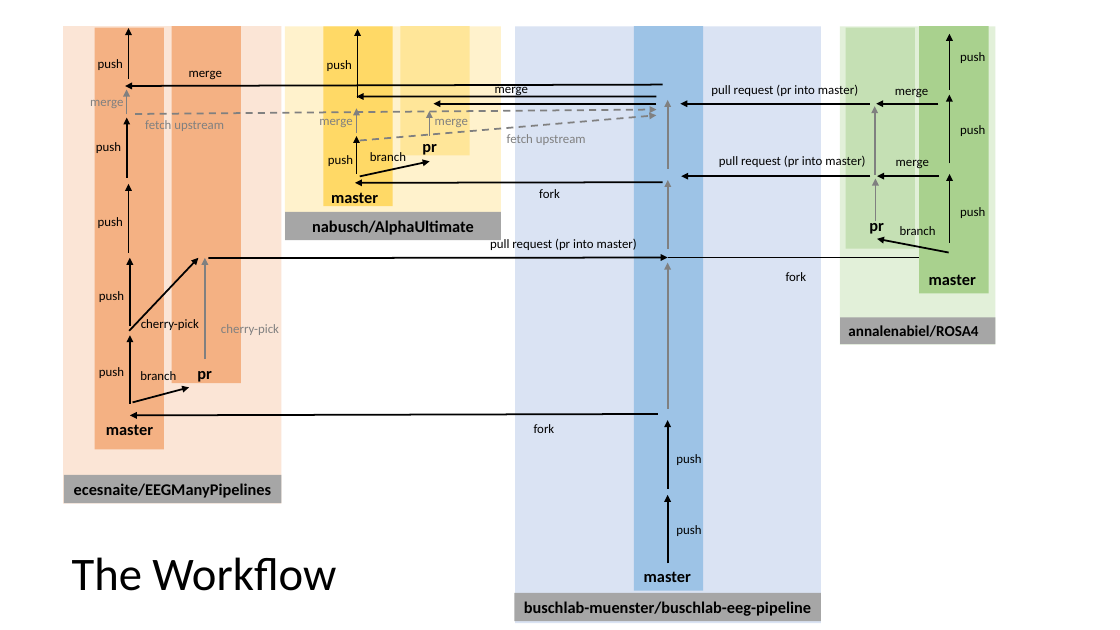
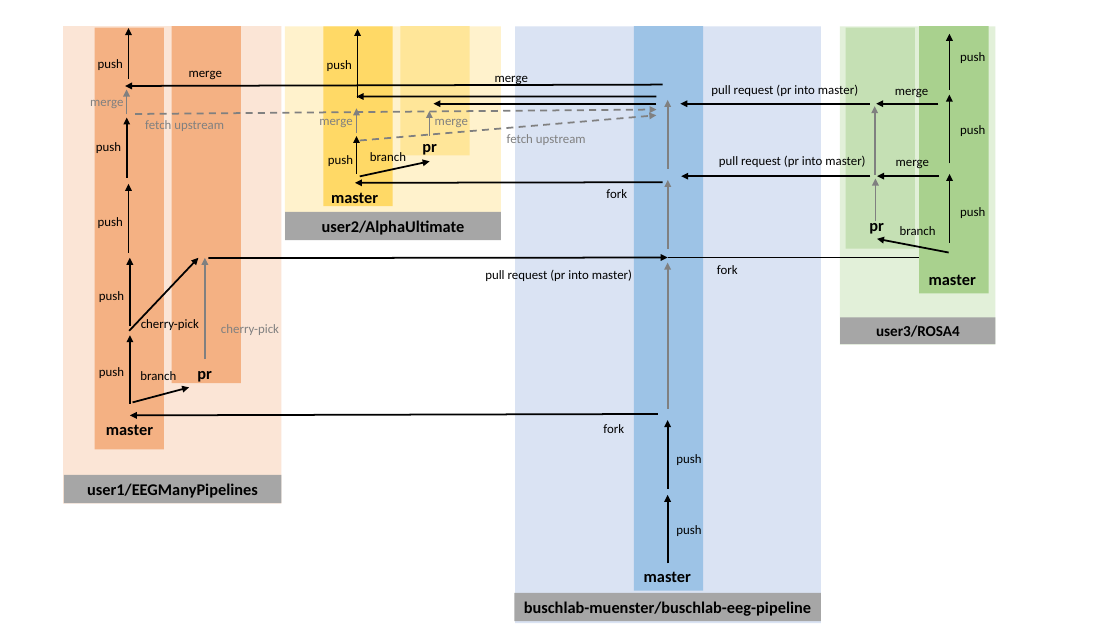
Before and after one commit to remichel/Buschlab_Github_Workshop, a slide deck: slide 8 of github_workshop.pptx. Drawn at 1120x630 pixels with LibreOffice and Linux fonts; fonts in the diff are those of the drawing. Boxes give left, top, right and bottom in pixels: in the first picture for what was removed or moved away, otherwise in the second. Text is boxed around its words. In the diff, an @@ line names an element or a change of style, - is before the commit and + after.

```diff
--- a/github_workshop.pptx
+++ b/github_workshop.pptx
@@ text "merge": place and size @@
-text "merge" at (495, 82, 528, 97)
+text "merge" at (495, 71, 528, 86)
@@ text "fork": place and size @@
-text "fork" at (539, 189, 560, 198)
+text "fork" at (606, 189, 627, 198)
@@ text in rectangle at (322, 220, 465, 235): text changed @@
-nabusch/AlphaUltimate
+user2/AlphaUltimate
@@ text "pull request (pr into master)" rewrapped from (490, 237, 637, 252) to (485, 270, 632, 281) @@
@@ text "fork": place and size @@
-text "fork" at (786, 272, 807, 281)
+text "fork" at (717, 265, 738, 274)
@@ text in rectangle at (876, 325, 960, 337): text changed @@
-annalenabiel/ROSA4
+user3/ROSA4
@@ text "fork": place and size @@
-text "fork" at (534, 424, 555, 433)
+text "fork" at (603, 424, 624, 433)
@@ text in rectangle at (87, 483, 258, 498): text changed @@
-ecesnaite/EEGManyPipelines
+user1/EEGManyPipelines
@@ text removed at (72, 557, 336, 591) @@
-The Workflow
```
Also in this commit, not shown: 2 other slides changed, 1 slide added.
